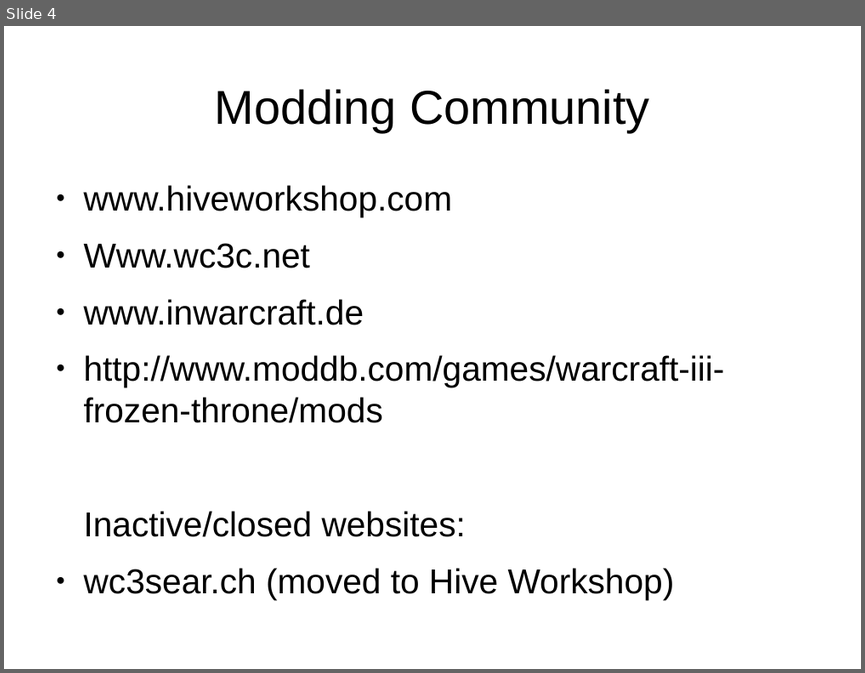
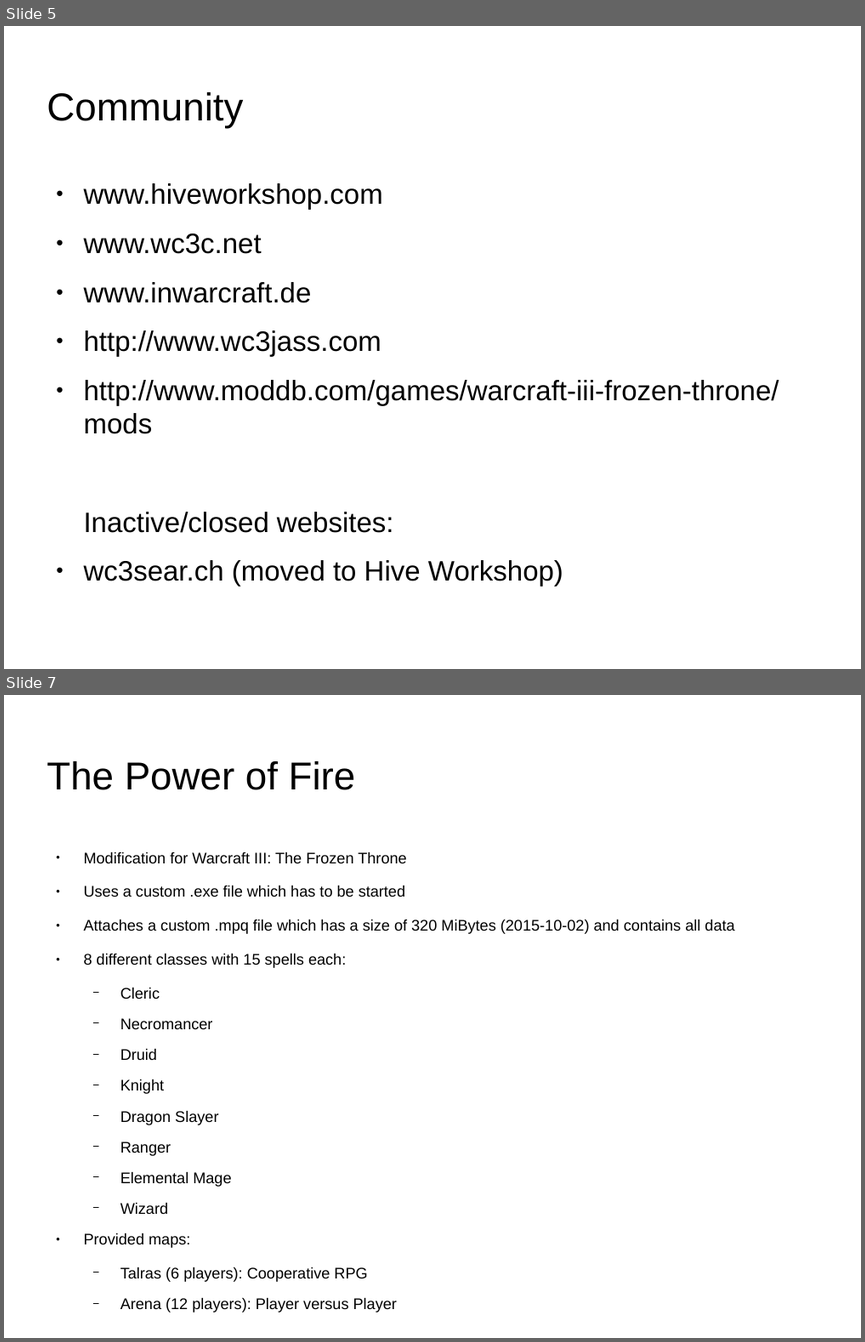
Before and after one commit to tdauth/dmdf, a slide deck: doc/presentation.odp. Shown one above the other, each under a label of ours: slide 4 before the commit, slides 5 and 7 after it; the slides between them are not shown. The pictures are 865x673 and 865x1342 pixels, drawn with LibreOffice and Linux fonts; fonts in the diff are those of the drawing; background and template pictures are left out. Boxes give left, top, right and bottom in pixels: in the first picture for what was removed or moved away, otherwise in the second. Text is boxed around its words. In the diff, an @@ line names an element or a change of style, - is before the commit and + after.

Commit message:
Translation, Arena rules, updated Arena object data and added NPCs

```diff
--- a/doc/presentation.odp
+++ b/doc/presentation.odp
@@ slide 7 added at [4,695,861,1338], background picture (left out) @@
@@ title added at [46,761,356,790], 36 pt, text #000000 @@
+The Power of Fire
@@ text added at [84,852,734,1312], 14.3 pt, text #000000 @@
+● Modification for Warcraft III: The Frozen Throne
+● Uses a custom .exe file which has to be started
+● Attaches a custom .mpq file which has a size of 320 MiBytes (2015-10-02) and contains all data
+● 8 different classes with 15 spells each:
+  − Cleric
+  − Necromancer
+  − Druid
+  − Knight
+  − Dragon Slayer
+  − Ranger
+  − Elemental Mage
+  − Wizard
+● Provided maps:
+  − Talras (6 players): Cooperative RPG
+  − Arena (12 players): Player versus Player
@@ what was slide 4 is now slide 5 @@
@@ slide 5 changed as well @@
@@ title at [46,92,243,129]: text changed; size 44 to 36 pt @@
-Modding Community
+Community
@@ text at [84,183,779,586]: size 32 to 26 pt in "www.hiveworkshop.com", "www.inwarcraft.de", "http://www.moddb.com/games/warcraft-iii-frozen-throne/mods", "Inactive/closed websites:" and 1 more places @@
@@ text at [84,233,262,254]: text changed; size 32 to 26 pt @@
-● Www.wc3c.net
+● www.wc3c.net
@@ text at [84,330,381,357]: paragraph added @@
+● http://www.wc3jass.com
```
Also in this commit, not shown: 9 other slides changed, 4 other slides added, 7 other files.
